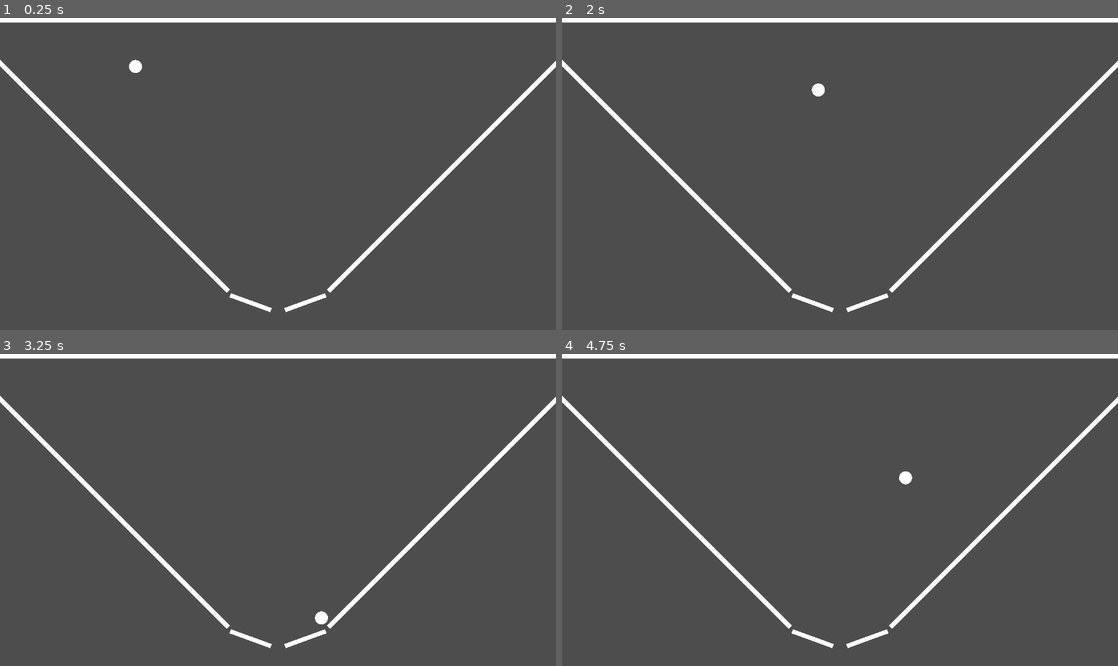
Above: before the commit, frames 1-4 (two rows, left to right).
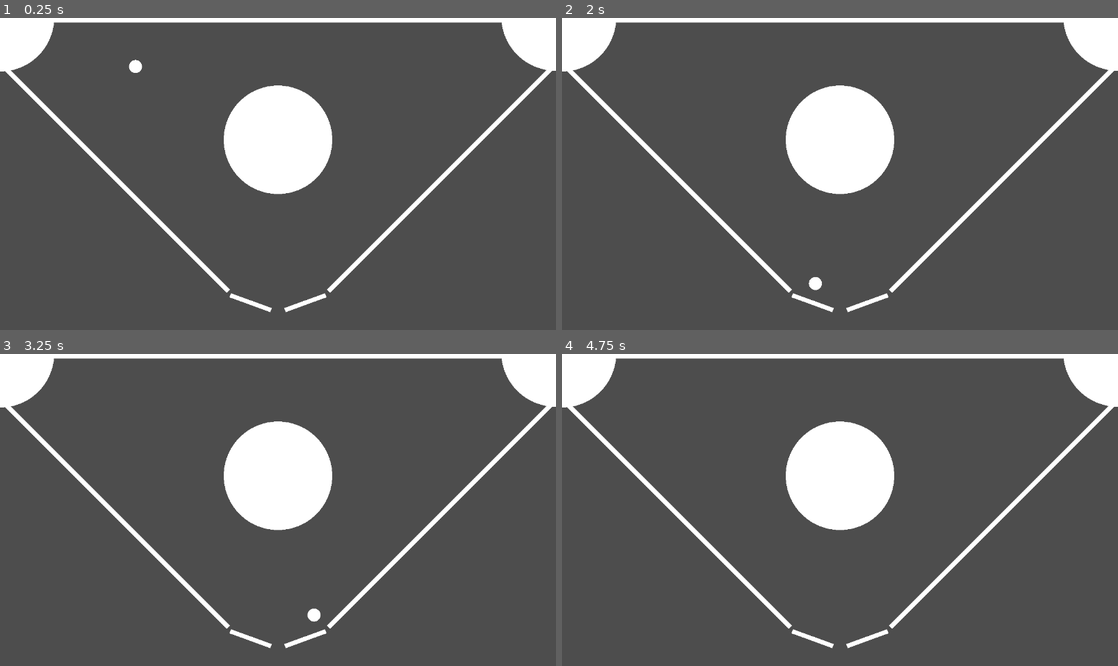
Above: after the commit, the same moments.

Repository: rielvis/SPiG_T4_PhPe
Game: Godot game, scene res://pinball_game/scenes/pinball_game.tscn
The game is run twice, just before and just after one commit, with the same random seed, the same clock (stepped at 60 frames per second) and the same inputs.
Inputs:
- Up to frame 1 (0.25 s): no input
- Up to frame 2 (2 s): hold Right (rightArrow) 0.53-1.28 s; hold D (D) 0.53-1.28 s; hold Left (leftArrow) from 1.28 s (still down); tap A (A) at 1.35 s; tap D (D) at 1.55 s
- Up to frame 3 (3.25 s): release Left (leftArrow) at 2.03 s; hold D (D) 2.03-2.78 s; hold Right (rightArrow) from 2.03 s (still down); tap D (D) at 2.85 s
- Up to frame 4 (4.75 s): release Right (rightArrow) at 3.53 s; hold A (A) 3.53-4.28 s; hold Left (leftArrow) from 3.53 s (still down); tap D (D) at 3.8, 4.35 s

The runs differ from the first frame. In frame 1, 7.7% of the frame differs, in the area x 0-100%, y 1-57%; in frame 2, 7.8%; in frame 3, 7.8%, in the area x 0-100%, y 1-87%; in frame 4, 7.8%.

Commit message:
Added more bumpers

Diff:
--- a/pinball_game/scenes/pinball_game.tscn
+++ b/pinball_game/scenes/pinball_game.tscn
@@ -1,8 +1,9 @@
-[gd_scene load_steps=5 format=3 uid="uid://ogb288xn1pga"]
+[gd_scene load_steps=6 format=3 uid="uid://ogb288xn1pga"]
 
 [ext_resource type="PackedScene" uid="uid://c1gcxj5b4jklj" path="res://pinball_game/scenes/player_flippers.tscn" id="1_t1yek"]
 [ext_resource type="PackedScene" uid="uid://br2fgk0pxh6vm" path="res://pinball_game/scenes/walls.tscn" id="2_2r3y4"]
 [ext_resource type="PackedScene" uid="uid://c88dbrqh7udi3" path="res://physics_tutorial/scenes/ball.tscn" id="3_7ds7p"]
+[ext_resource type="PackedScene" uid="uid://b7bf5xngx4krm" path="res://pinball_game/scenes/bumper.tscn" id="4_svrf6"]
 
 [sub_resource type="PhysicsMaterial" id="PhysicsMaterial_n1dj2"]
 bounce = 0.6
@@ -26,6 +27,19 @@
 position = Vector2(640, 5)
 scale = Vector2(1.5, 1.5)
 
-[node name="Ball" parent="." instance=ExtResource("3_7ds7p")]
+[node name="balls" type="Node2D" parent="."]
+
+[node name="Ball" parent="balls" instance=ExtResource("3_7ds7p")]
 position = Vector2(312, 85)
 physics_material_override = SubResource("PhysicsMaterial_n1dj2")
+
+[node name="bumpers" type="Node2D" parent="."]
+
+[node name="Bumper" parent="bumpers" instance=ExtResource("4_svrf6")]
+position = Vector2(640, 282)
+
+[node name="Bumper2" parent="bumpers" instance=ExtResource("4_svrf6")]
+position = Vector2(-7.62939e-06, 0)
+
+[node name="Bumper3" parent="bumpers" instance=ExtResource("4_svrf6")]
+position = Vector2(1279, -2)
